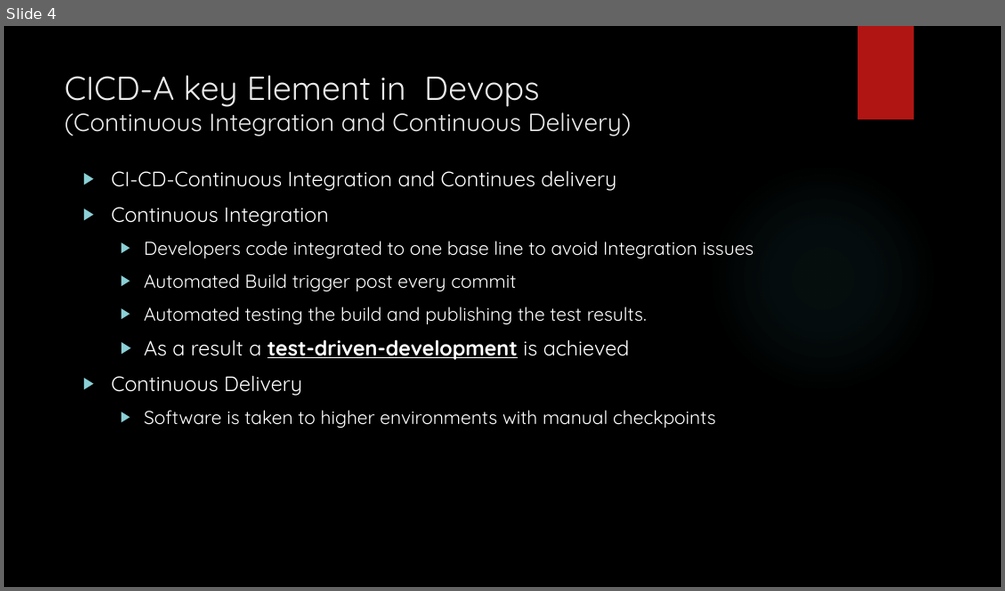
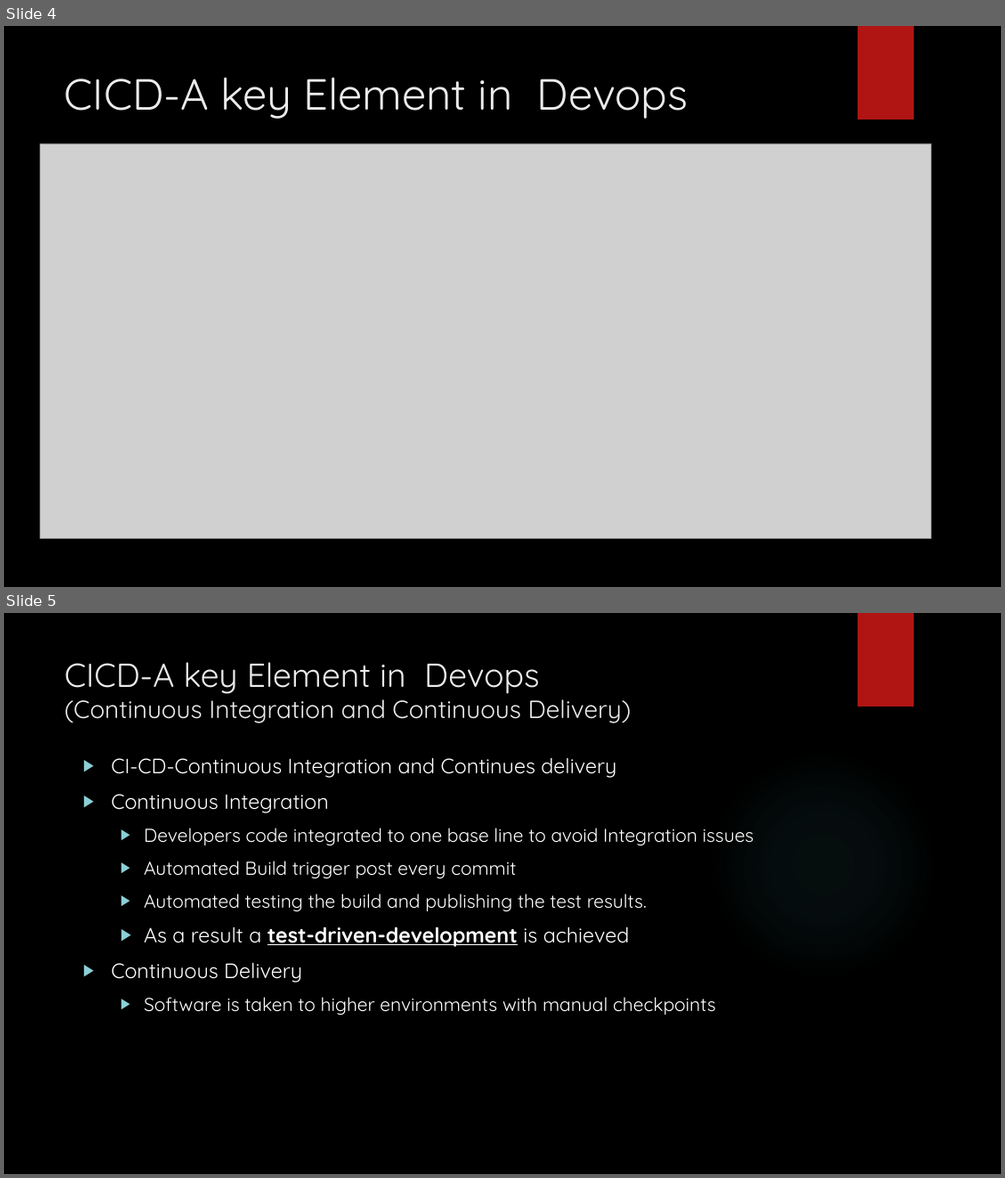
Before and after one commit to vetritamil2425/Uploads, a slide deck: DEVOPS-Demo Session.pptx. Shown one above the other, each under a label of ours: slide 4 before the commit, slides 4 and 5 after it. The pictures are 1005x591 and 1005x1178 pixels, drawn with LibreOffice and Linux fonts; fonts in the diff are those of the drawing; grey boxes stand for pictures; background and template pictures are left out. Boxes give left, top, right and bottom in pixels: in the first picture for what was removed or moved away, otherwise in the second. Text is boxed around its words. In the diff, an @@ line names an element or a change of style, - is before the commit and + after.

```diff
--- a/DEVOPS-Demo Session.pptx
+++ b/DEVOPS-Demo Session.pptx
@@ slide 4 added at (4, 26, 1001, 587), background picture (left out); not listed: 2 template elements that a slide beside it also shows @@
@@ title added at (65, 77, 688, 119), 42 pt, text #EBEBEB @@
+CICD-A key Element in Devops
@@ picture added at (40, 143, 931, 539) @@
@@ what was slide 4 is now slide 5 @@
```
Also in this commit, not shown: 3 slides changed, 6 other slides added, 2 slides removed.
